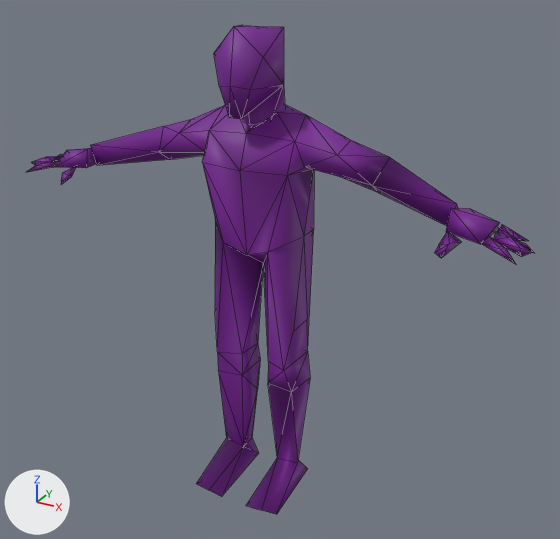
A saved change to the FBX model Project/Assets/_Model/Human Model.fbx.
Both versions are drawn from a 50 mm camera at (1.233, -2.068, 2.122) aimed at (0.067, 0.052, 1.062). Arrows for +X, +Y and +Z are at lower left; the lights stay in place. Mesh edges are drawn as thin lines. Where no turn or scale is listed for an object, it has been applied to the vertices.

The first picture shows 'Dummy'.
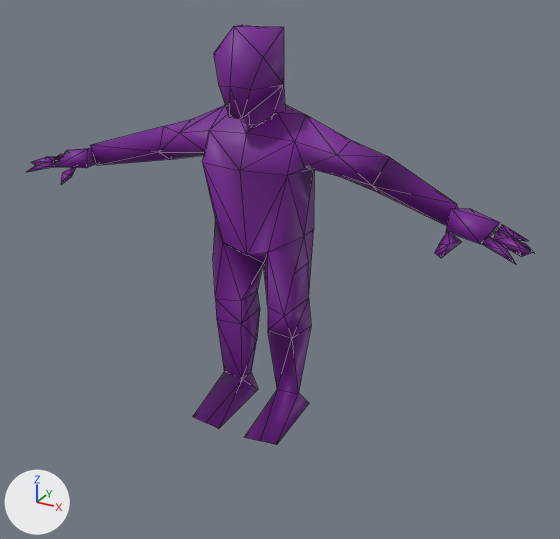
The change, as a diff of the scene's bpy script:
```diff
--- a/Project/Assets/_Model/Human Model.fbx.py
+++ b/Project/Assets/_Model/Human Model.fbx.py
@@ me_mesh @@
 me_mesh.from_pydata(...)  # 190 vertices, 293 faces; spans x -0.9..0.9, y -0.18..0.18, z 0.18..1.84
 # used by ob_dummy; location = (0.0, 0.0, 0.026)
+# me_mesh part 1: all 22 vertices in x -0.17..0.17, y -0.04..0.12, z 0.52..0.87 are moved by (0.0, 0.0, 0.21)
+# me_mesh part 2: all 16 vertices in x -0.17..0.17, y -0.18..0.13, z 0.18..0.28 are moved by (0.0, 0.0, 0.3)
 me_mesh.materials.append(mat_mat__villagertexture_png_001)
```

Changed parts and their boxes (x1, y1, x2, y2) in the pictures (560 x 539 px; the box of a moved part takes in the faces that stretch with it):
'Dummy', reshaped (14% shorter)
    before: (27, 24, 534, 515)
    after: (27, 24, 534, 445)
part 1 of me_mesh, moved or reshaped
    before: (215, 220, 314, 392)
    after: (213, 220, 314, 339)
part 2 of me_mesh, moved or reshaped
    before: (197, 370, 310, 515)
    after: (193, 319, 311, 445)
